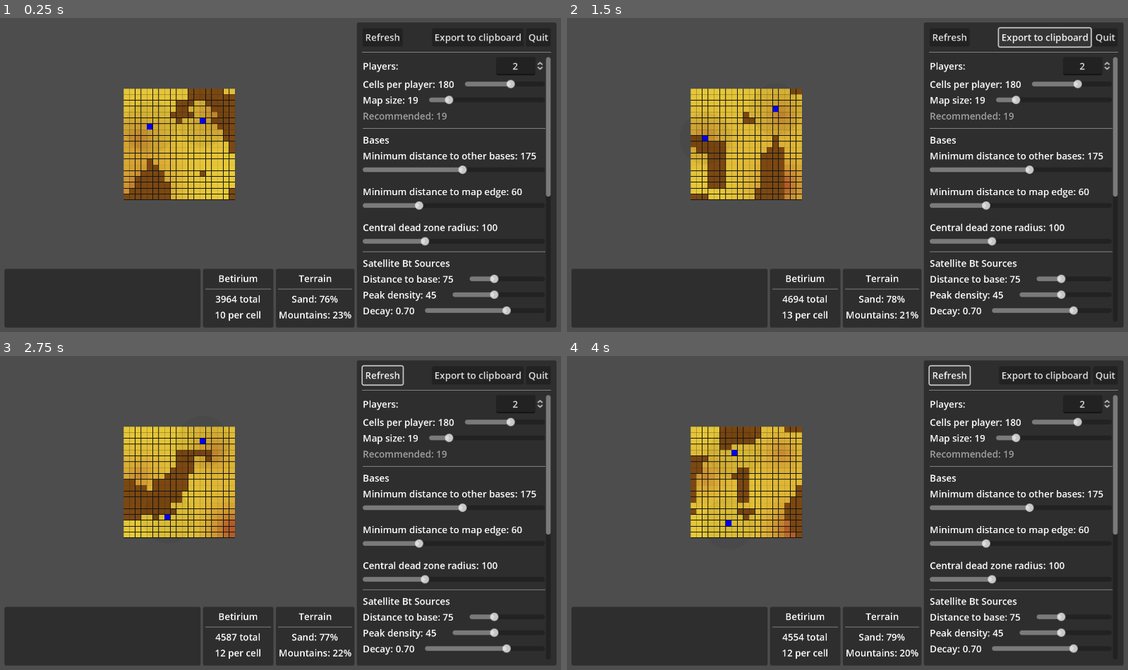
Above: before the commit, frames 1-4 (two rows, left to right).
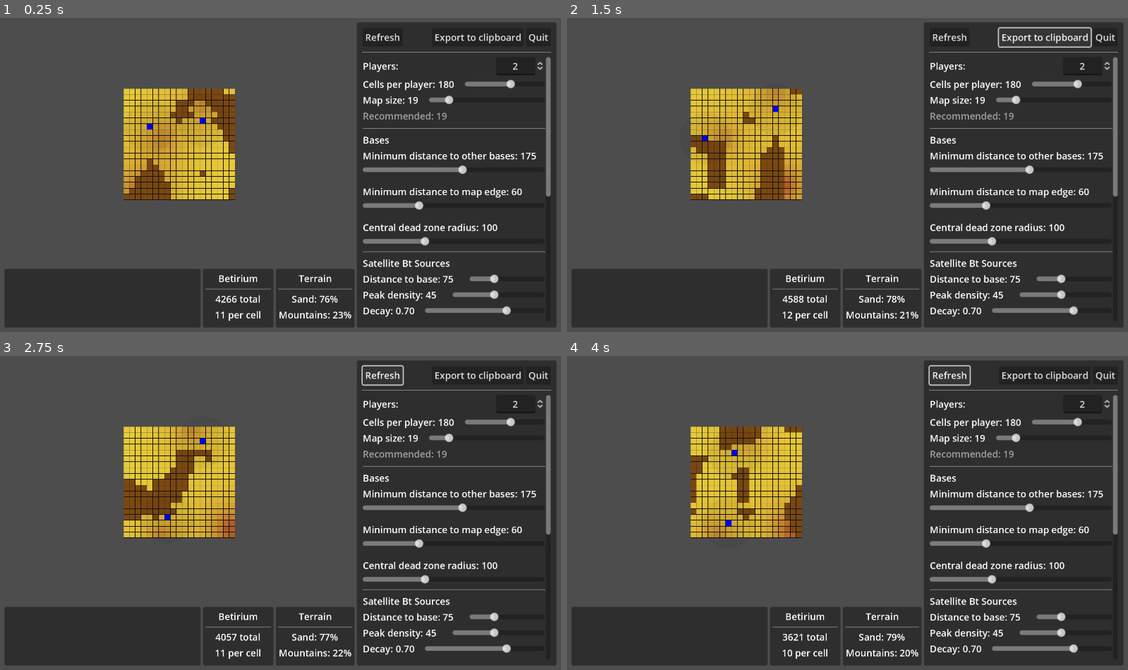
Above: after the commit, the same moments.

Repository: wadcom/kisarra-mapgen
Game: Godot game, scene res://main.tscn
Two runs of this game, one before a commit and one after it. Both use one fixed random seed, a clock stepped at 60 frames per second and the inputs below.
Inputs:
- Up to frame 1 (0.25 s): no input
- Up to frame 2 (1.5 s): click "Refresh" at 0.5 s; click "Export to clipboard" at 1.25 s
- Up to frame 3 (2.75 s): click "Refresh" at 2 s
- Up to frame 4 (4 s): click "Export to clipboard" at 2.75 s; click "Refresh" at 3.5 s

The runs differ from the first frame. In frame 1, 0.4% of the frame differs, in the area x 22-43%, y 26-96%; in frame 2, 0.3%; in frame 3, 0.9%, in the area x 22-42%, y 22-96%; in frame 4, 0.8%.

Commit message:
Invalidate satellite Bt positions when bases are moved

Diff:
--- a/model.gd
+++ b/model.gd
@@ -205,6 +205,7 @@
 
 func set_base_positions(base_positions):
 	_base_positions = base_positions
+	_satellite_bt_sources_positions = null
 
 
 func get_base_positions():
@@ -219,7 +220,8 @@
 	var warnings = []
 
 	for base_pos in _base_positions:
-		var available_cxys = {}
+		var available_positions = {}
+
 		for a in 360:
 			var p = (
 				Vector2.from_angle(a / 360.0 * TAU) * satellite_bt_radius \
@@ -229,10 +231,9 @@
 			if p.x < 0 or p.y < 0 or p.x >= _params.map_size or p.y >= _params.map_size:
 				continue
 
-			var cxy = p.x * 1000 + p.y
-			available_cxys[cxy] = true
-
-		if available_cxys.size() < 1:
+			available_positions[p] = true
+
+		if available_positions.size() < 1:
 			warnings.append(
 				"Nowhere to put satellite Bt source around base at %d,%d\n" % [
 					base_pos.x, base_pos.y
@@ -240,12 +241,15 @@
 			)
 			continue
 
-		var cxys = available_cxys.keys()
-		cxys.shuffle()
-
-		positions.append(Vector2(int(cxys[0] / 1000.0), int(cxys[0]) % 1000))
+		positions.append(_pick_random_key(available_positions))
 
 	return {positions = positions, warnings = warnings}
+
+
+func _pick_random_key(dict):
+	var keys = dict.keys()
+	keys.shuffle()
+	return keys[0]
 
 
 func _should_invalidate_satellite_bt_sources_positions(new_params):
